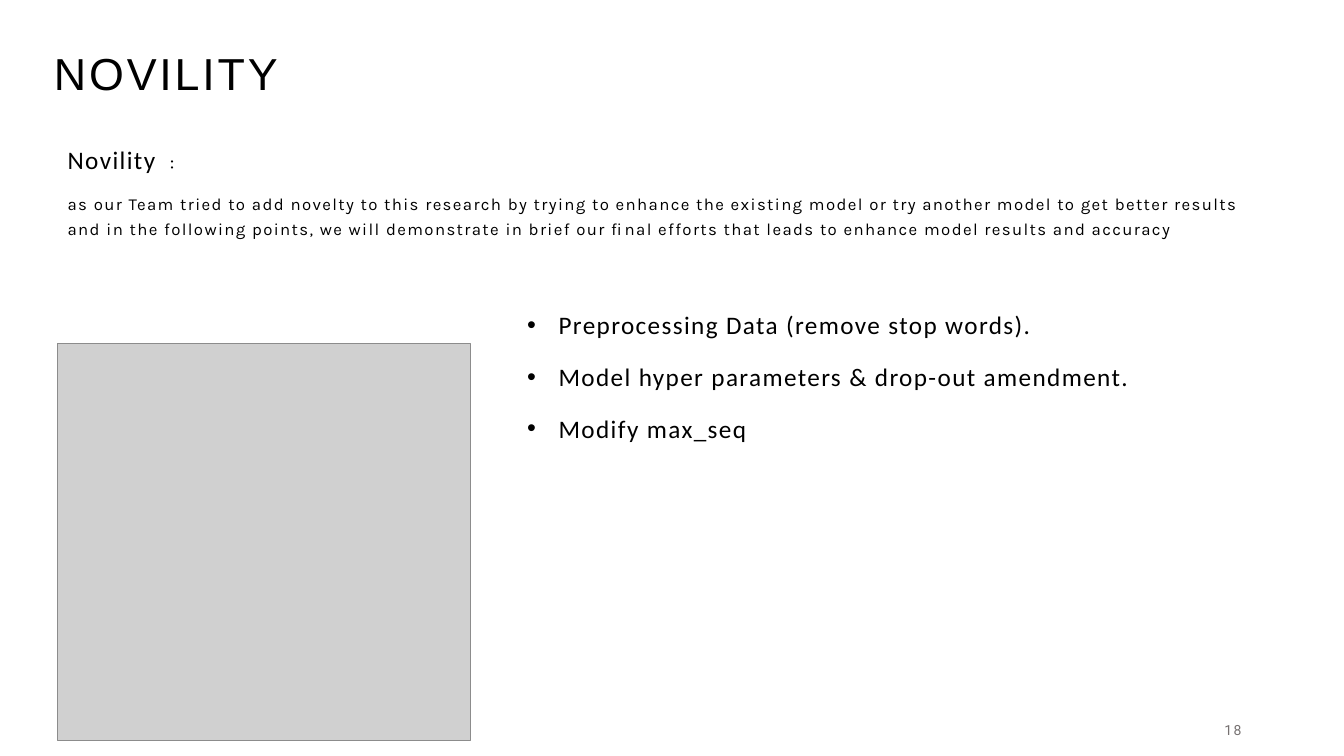
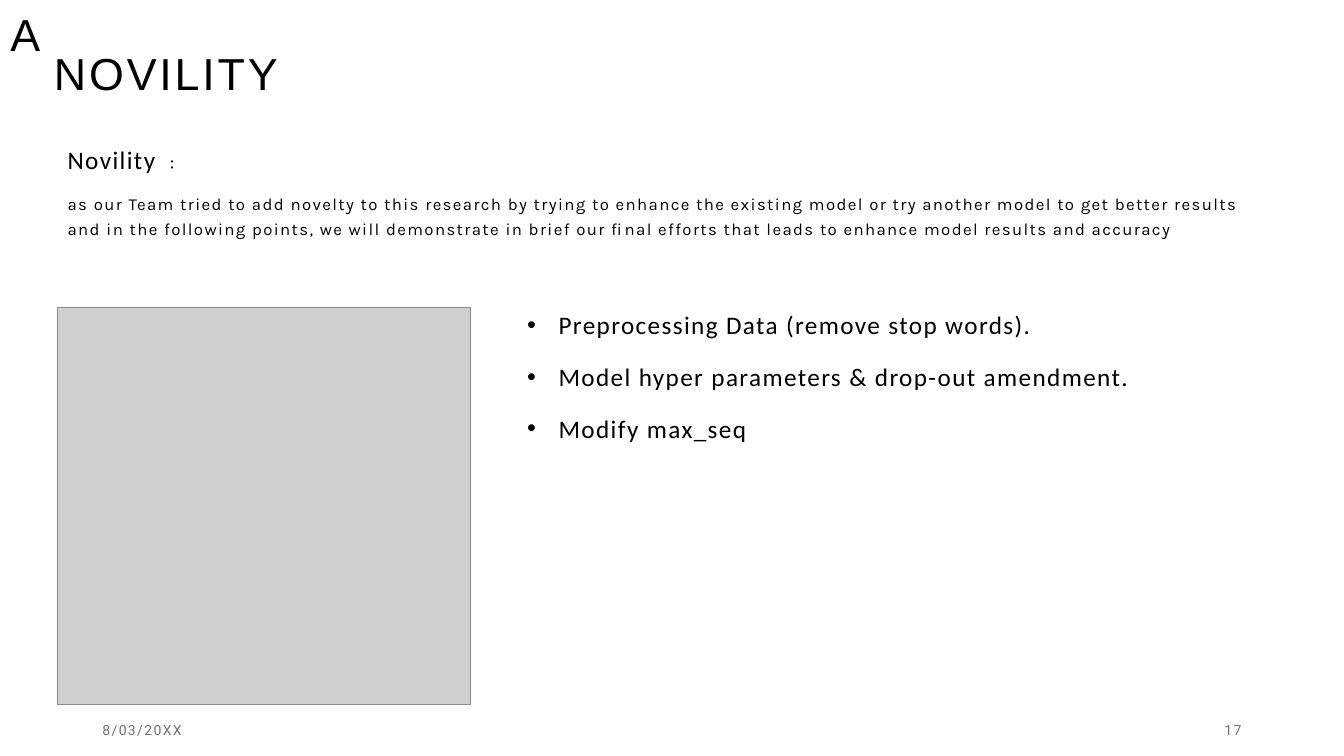
Before and after one commit to zeinabmohamed/MedicalChatbot, a slide deck: slide 17 of Docs/Chatbot with specific topic presentation.pptx (slide 18 before the commit). Drawn at 1344x756 pixels with LibreOffice and Linux fonts; fonts in the diff are those of the drawing; grey boxes stand for pictures. Boxes give left, top, right and bottom in pixels: in the first picture for what was removed or moved away, otherwise in the second. Text is boxed around its words. In the diff, an @@ line names an element or a change of style, - is before the commit and + after.

```diff
--- a/Docs/Chatbot with specific topic presentation.pptx
+++ b/Docs/Chatbot with specific topic presentation.pptx
@@ text added at (10, 20, 40, 51), 32 pt, text #000000 @@
+A
@@ picture: place and size @@
-picture at (57, 344, 470, 741)
+picture at (57, 308, 470, 705)
@@ text added at (102, 725, 181, 736), 10 pt, text #767171 @@
+8/03/20XX
@@ page number at (1224, 725, 1241, 735): text changed @@
-18
+17
```
Also in this commit, not shown: 19 other slides changed, 1 slide removed.
